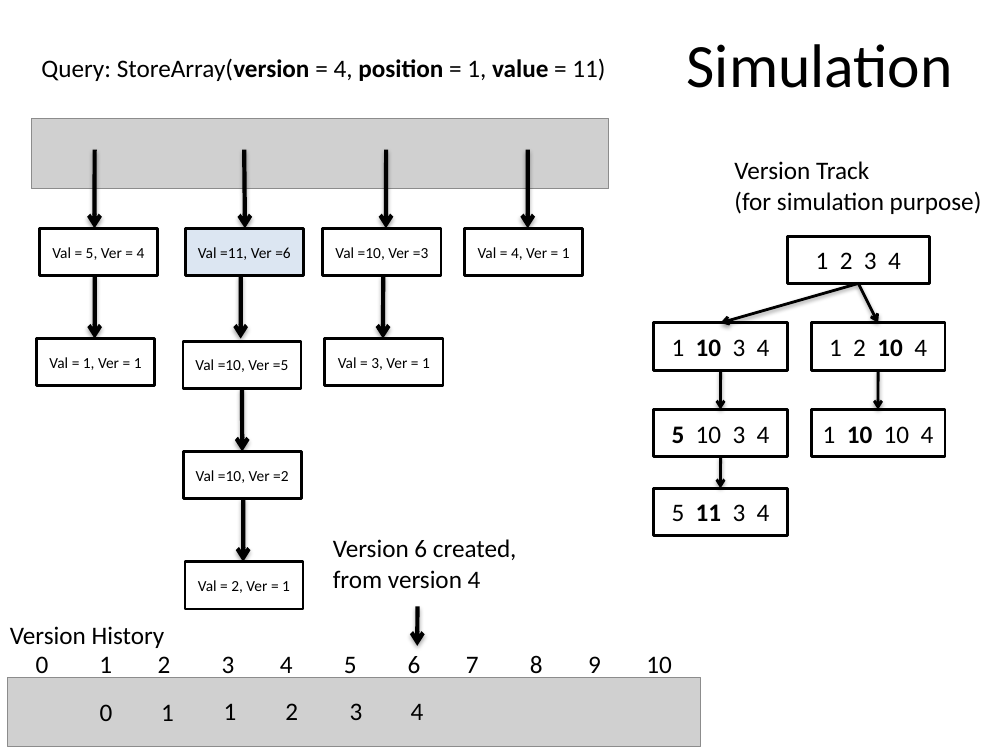
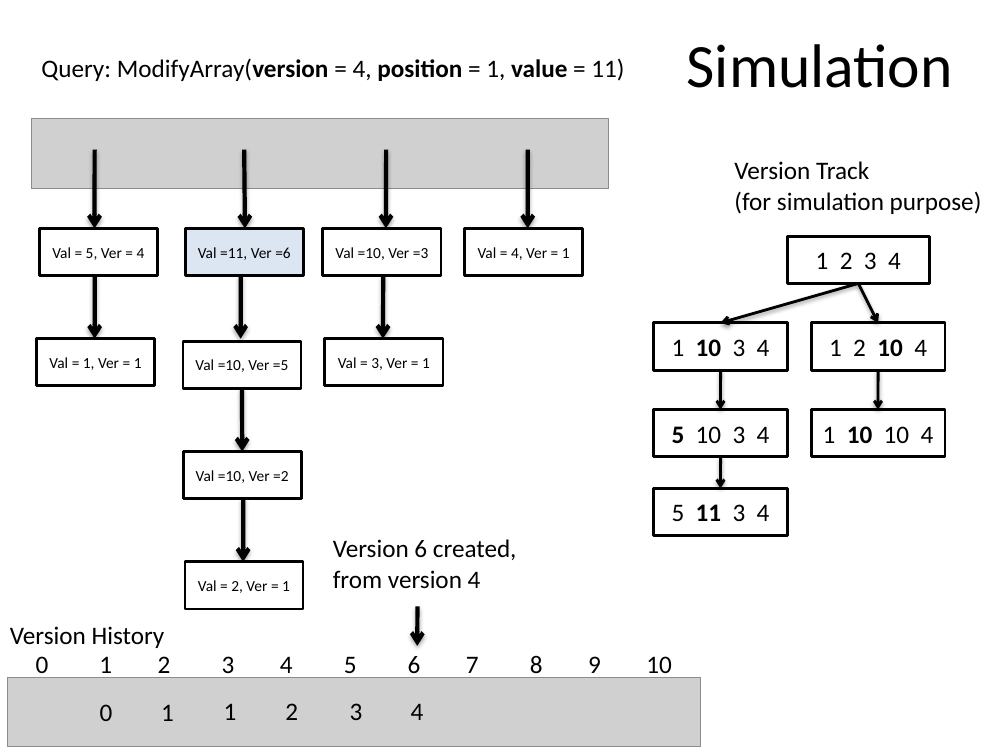
Before and after one commit to SirArthur7/PersistantDataStructure, a slide deck: slide 19 of Kanko/Persistent Array.pptx (slide 20 before the commit). Drawn at 1008x756 pixels with LibreOffice and Linux fonts; fonts in the diff are those of the drawing; grey boxes stand for pictures. Boxes give left, top, right and bottom in pixels: in the first picture for what was removed or moved away, otherwise in the second. Text is boxed around its words. In the diff, an @@ line names an element or a change of style, - is before the commit and + after.

```diff
--- a/Kanko/Persistent Array.pptx
+++ b/Kanko/Persistent Array.pptx
@@ text at bbox=[41, 58, 624, 81]: text changed @@
-Query: StoreArray(version = 4, position = 1, value = 11)
+Query: ModifyArray(version = 4, position = 1, value = 11)
```
Also in this commit, not shown: 11 other slides changed, 12 slides added, 2 slides removed, 16 other files.
